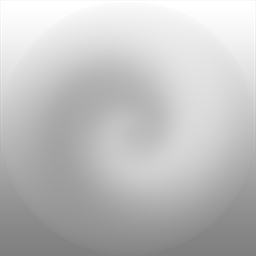
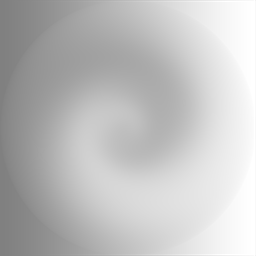
Before/after of a 256 x 256 layered artwork. What changed in the layer stack:
painted on "图层 4" over (x1=0, y1=0, x2=256, y2=256)
